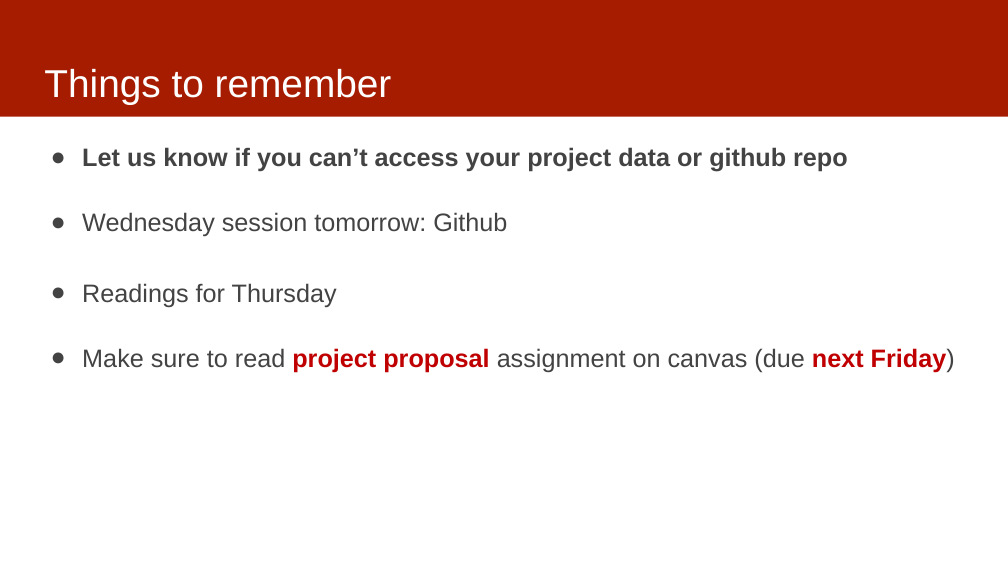
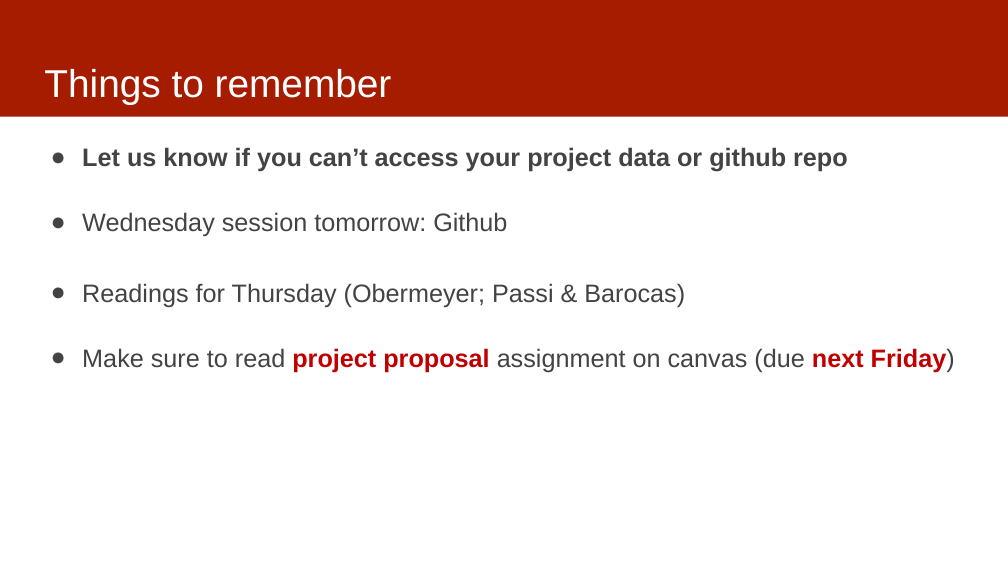
Before and after one commit to dssg/mlforpublicpolicylab, a slide deck: slide 20 of Lectures/06-data-exploration.pptx (slide 23 before the commit). Drawn at 1008x567 pixels with LibreOffice and Linux fonts; fonts in the diff are those of the drawing. Boxes give left, top, right and bottom in pixels: in the first picture for what was removed or moved away, otherwise in the second. Text is boxed around its words. In the diff, an @@ line names an element or a change of style, - is before the commit and + after.

```diff
--- a/Lectures/06-data-exploration.pptx
+++ b/Lectures/06-data-exploration.pptx
@@ text at [82,283,685,307]: text changed @@
-● Readings for Thursday
+● Readings for Thursday (Obermeyer; Passi & Barocas)
```
Also in this commit, not shown: 13 other slides changed, 4 slides added, 1 slide removed.
